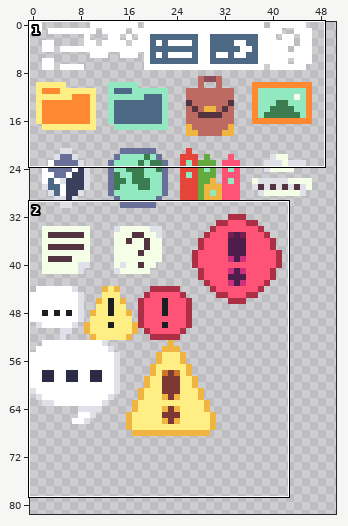
One commit to this pixel-art file: TankRacerViewer.Core/Content/Images/Icons.aseprite. Above, an overview of the earlier version with the close-up marked.
Close-up. Before the edit:
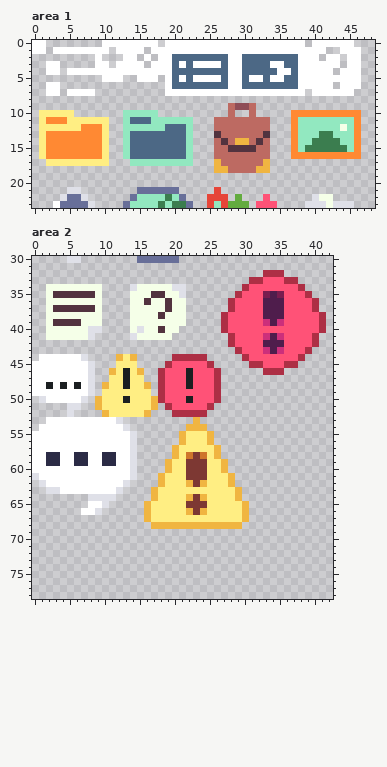
128x128 pixels, 1 frame. Shown: area 1: x 0..48, y 0..23; area 2: x 0..42, y 30..78. The wide view leaves out empty margins.
And afterwards:
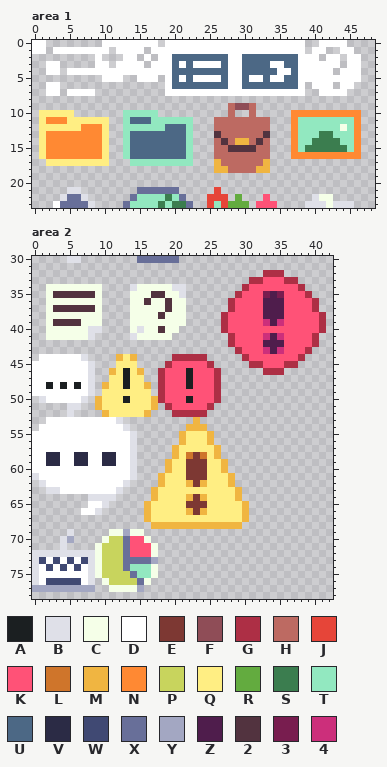
Palette (. is transparent): A #1b1f21  B #dfe0e8  C #f5ffe8  D #ffffff  E #7d3833  F #8f4d57  G #ad2f45  H #bd6a62  J #e64539  K #ff5277  L #cf752b  M #f0b541  N #ff8933  P #c8d45d  Q #ffee83  R #63ab3f  S #3b7d4f  T #92e8c0  U #4c6885  V #2b2b45  W #404973  X #686f99  Y #a3a7c2  Z #4f1d4c  2 #52333f  3 #781d4f  4 #cc2f7b
From old to new:
Area 1:
The edit erases colour D in row 0 at x 40 and 45; in row 1 at x 39 and 46; in row 6 at x 39 and 46; in row 7 at x 40 and 45.
Area 2:
Colour B is added in row 69 at x 5; in rows 70 to 71 at x 4; in row 72 at x 0 to 8; in rows 73 to 76 at x 0 and 8.
Colour C is added in row 69 at x 11 to 12 and 14 to 15; in row 70 at x 10 and 16; in rows 71 to 72 at x 9 and 17; in row 73 at x 9; in rows 74 to 75 at x 9 and 17; in row 76 at x 10 and 16.
Colour C is added in row 77 at x 11 to 14.
Colour D is added in row 73 at x 2, 4 and 6; in row 74 at x 1, 3, 5 and 7; in row 75 at x 1 to 7; in row 76 at x 1 and 7.
Colour K is added in row 70 at x 14 to 15; in rows 71 to 72 at x 14 to 16.
Colour P is added in row 70 at x 11 to 12; in rows 71 to 74 at x 10 to 12; in row 75 at x 10 to 13; in row 76 at x 11 to 14.
Colour T is added in row 74 at x 14 to 16; in row 75 at x 15 to 16.
Colour W is added in row 73 at x 1, 3, 5 and 7; in row 74 at x 2, 4 and 6; in row 76 at x 2 to 6.
Colour X is added in rows 70 to 72 at x 13; in row 73 at x 13 to 16; in row 74 at x 13; in row 75 at x 14; in row 76 at x 15.
Colour Y is added in row 69 at x 13; in row 70 at x 5; in row 73 at x 17; in row 77 at x 0 to 8 and 15.
Pixel boxes of the changes (left, top, right, bottom) in both close-ups:
erased: (305, 40, 319, 54)
erased: (347, 40, 361, 54)
erased: (305, 82, 319, 96)
erased: (347, 82, 361, 96)
added: (32, 529, 158, 592)
